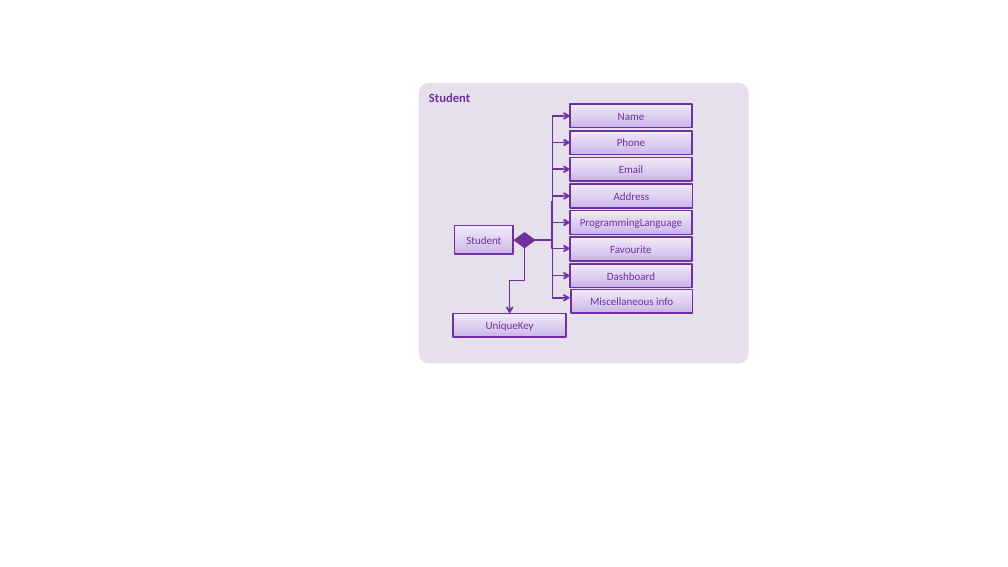
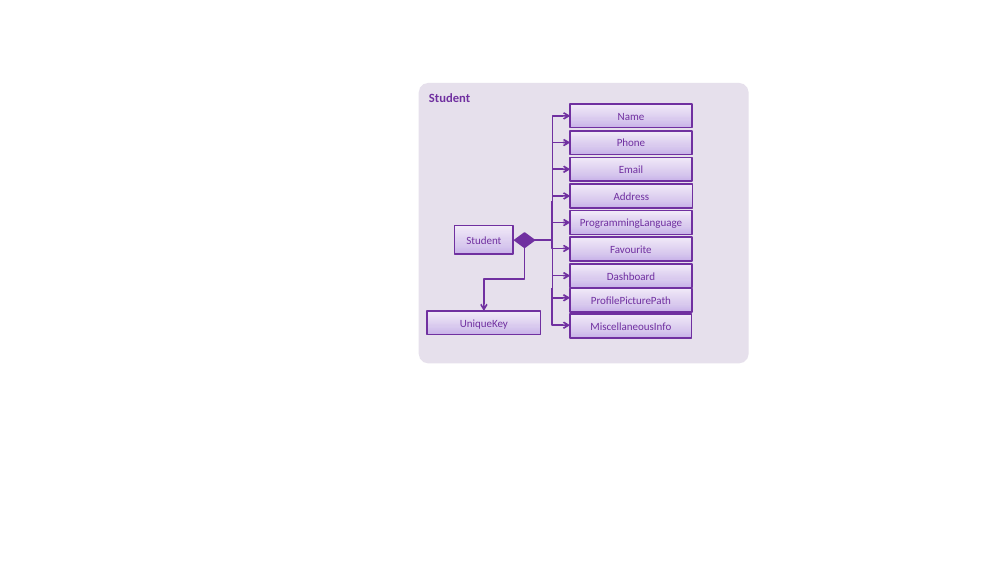
Before and after one commit to nus-cs2103-AY1718S2/addressbook-level4, a slide deck: slide 1 of docs/diagrams/StudentWithProgrammingLanguageDiagram.pptx. Drawn at 1008x567 pixels with LibreOffice and Linux fonts; fonts in the diff are those of the drawing. Boxes give left, top, right and bottom in pixels: in the first picture for what was removed or moved away, otherwise in the second. Text is boxed around its words. In the diff, an @@ line names an element or a change of style, - is before the commit and + after.

```diff
--- a/docs/diagrams/StudentWithProgrammingLanguageDiagram.pptx
+++ b/docs/diagrams/StudentWithProgrammingLanguageDiagram.pptx
@@ elbow arrow moved from (525, 247) - (510, 314) to (525, 247) - (484, 311) @@
@@ elbow arrow added from (553, 287) to (570, 325), #7030A0 1.5 pt @@
@@ rectangle added at box(570, 289, 692, 312), fill gradient #C9B5E8 to #D8CBEE to #F0EAF9, outline #7030A0 1.5 pt, 10.5 pt, text #7030A0 @@
+ProfilePicturePath
@@ rectangle "UniqueKey": place and size @@
-rectangle "UniqueKey" at box(453, 314, 566, 337)
+rectangle "UniqueKey" at box(427, 311, 541, 334)
@@ rectangle "MiscellaneousInfo": place and size @@
-rectangle "MiscellaneousInfo" at box(571, 290, 693, 313)
+rectangle "MiscellaneousInfo" at box(570, 315, 692, 338)
@@ text in rectangle at box(590, 322, 671, 330): text changed @@
-Miscellaneous info
+MiscellaneousInfo
```
Also in this commit, not shown: 7 other files.
